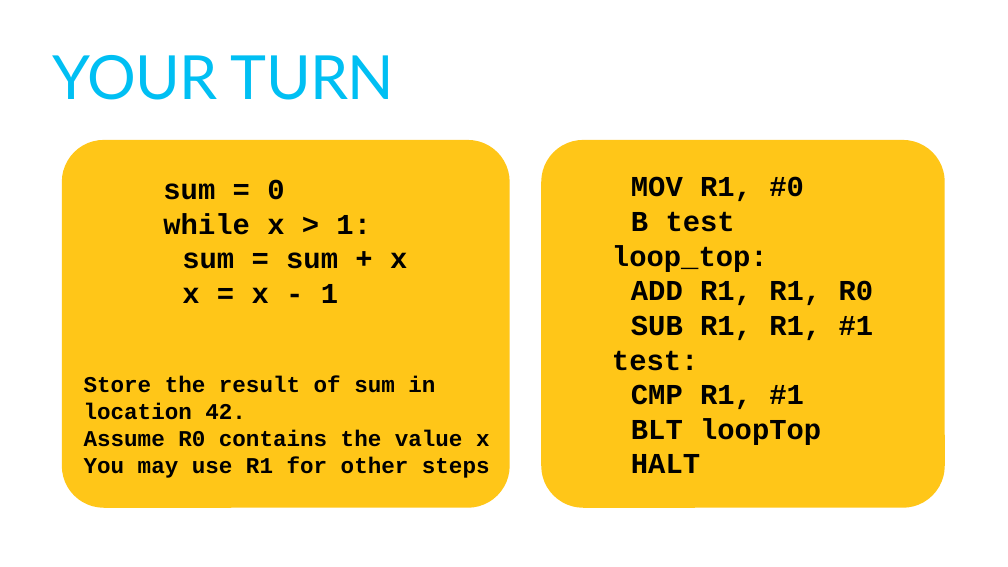
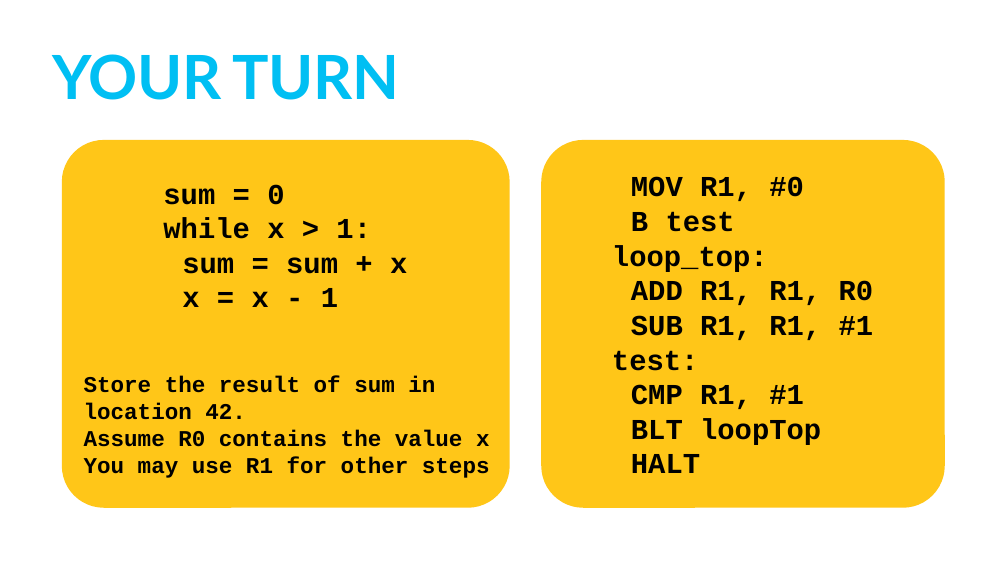
Before and after one commit to TommyWoodley/teaching, a slide deck: slide 8 of 13B/Assembly/Assembly Language.pptx. Drawn at 1008x567 pixels with LibreOffice and Linux fonts; fonts in the diff are those of the drawing. Boxes give left, top, right and bottom in pixels: in the first picture for what was removed or moved away, otherwise in the second. Text is boxed around its words. In the diff, an @@ line names an element or a change of style, - is before the commit and + after.

```diff
--- a/13B/Assembly/Assembly Language.pptx
+++ b/13B/Assembly/Assembly Language.pptx
@@ title "YOUR TURN" at (53,54,399,100): bold on @@
@@ text "sum = 0": place and size @@
-text "sum = 0" at (163,179,407,303)
+text "sum = 0" at (163,184,407,307)
```
Also in this commit, not shown: 8 other slides changed, 1 other file.
